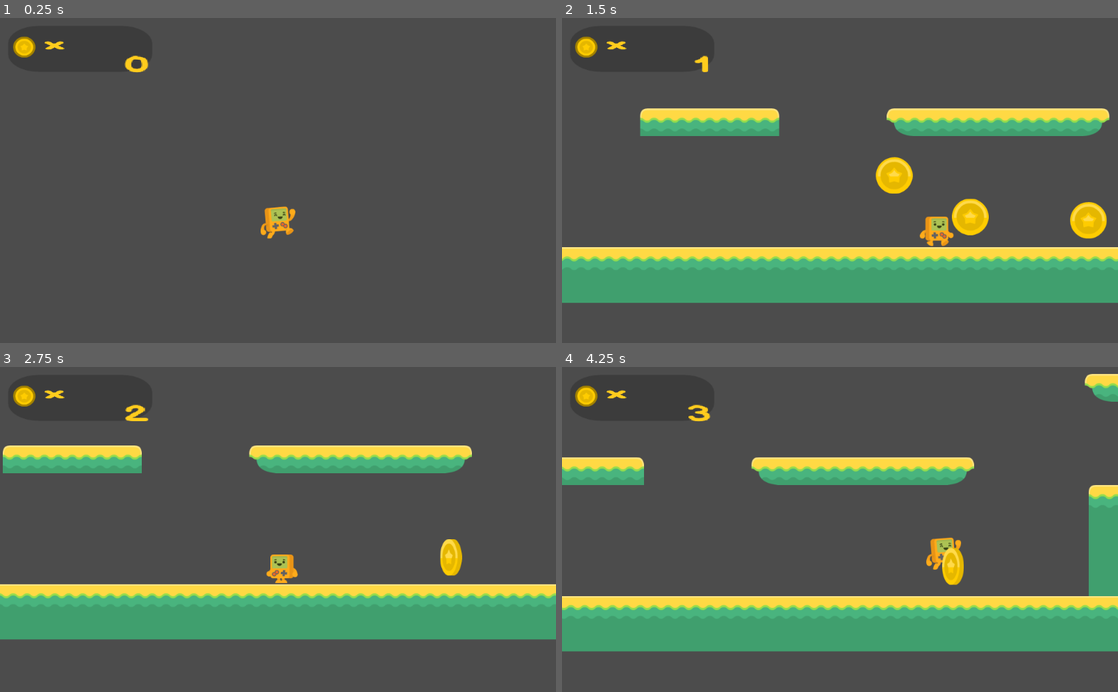
Above: before the commit, frames 1-4 (two rows, left to right).
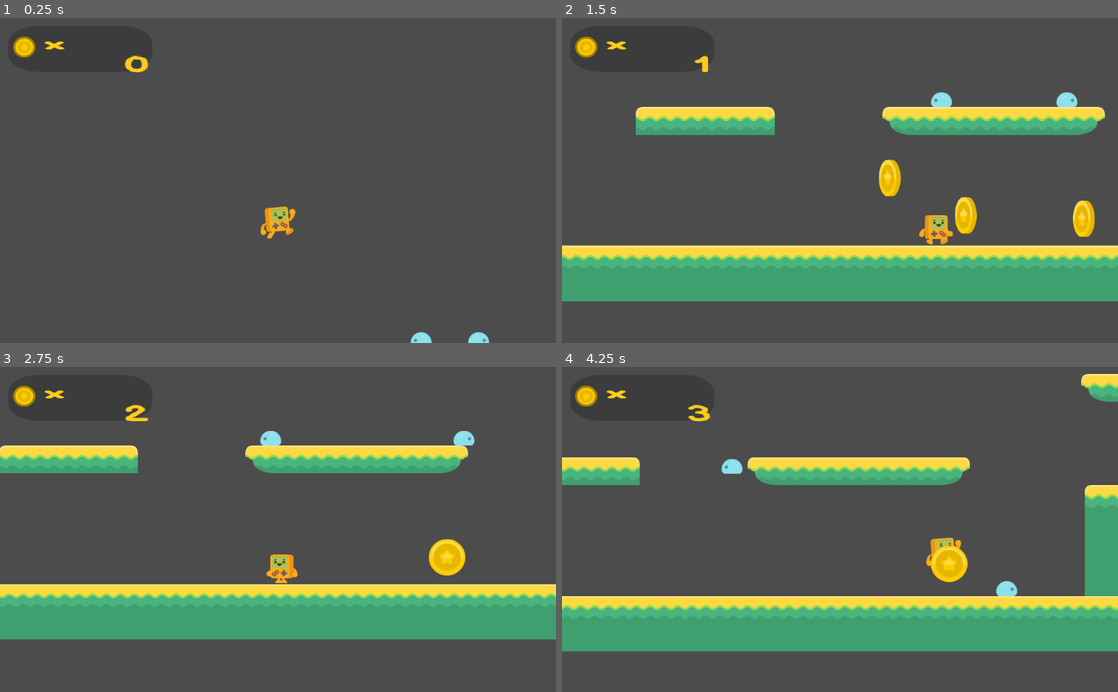
Above: after the commit, the same moments.

Repository: mcgranpa/Platform2D-BornCG
Game: Godot game, scene res://Levels/Level1.tscn
Two runs of this game, one before a commit and one after it. Both use one fixed random seed, a clock stepped at 60 frames per second and the inputs below. Before the commit the project has no main scene; this scene is started directly in both runs.
Inputs:
- Up to frame 1 (0.25 s): no input
- Up to frame 2 (1.5 s): hold D (right) from 0.53 s (still down); tap Space (jump) at 0.77 s
- Up to frame 3 (2.75 s): tap Space (jump) at 1.52 s; release D (right) at 2.03 s; hold Left (left) from 2.03 s (still down)
- Up to frame 4 (4.25 s): release Left (left) at 2.78 s; hold D (right) from 2.78 s (still down); tap Space (jump) at 3.02, 3.77 s

The runs differ from the first frame. In frame 1, 0.2% of the frame differs, in the area x 73-88%, y 96-100%; in frame 2, 6.6%, in the area x 0-100%, y 22-88%; in frame 3, 2.7%; in frame 4, 3.1%.

Commit message:
add enemies
part 13 - first part ending at 23:35

Diff:
--- /dev/null
+++ b/Characters/EnemyAnimate.tres
@@ -0,0 +1,18 @@
+[gd_resource type="SpriteFrames" load_steps=4 format=2]
+
+[ext_resource path="res://Assets/enemies/slimeBlue.png" type="Texture" id=1]
+[ext_resource path="res://Assets/enemies/slimeBlue_squashed.png" type="Texture" id=2]
+[ext_resource path="res://Assets/enemies/slimeBlue_blue.png" type="Texture" id=3]
+
+[resource]
+animations = [ {
+"frames": [ ExtResource( 1 ), ExtResource( 3 ) ],
+"loop": true,
+"name": "walk",
+"speed": 3.0
+}, {
+"frames": [ ExtResource( 2 ) ],
+"loop": true,
+"name": "squash",
+"speed": 5.0
+} ]
--- /dev/null
+++ b/Characters/enemy.tscn
@@ -0,0 +1,24 @@
+[gd_scene load_steps=4 format=2]
+
+[ext_resource path="res://Characters/EnemyAnimate.tres" type="SpriteFrames" id=1]
+[ext_resource path="res://Scripts/enemy.gd" type="Script" id=2]
+
+[sub_resource type="RectangleShape2D" id=1]
+extents = Vector2( 21.625, 14.375 )
+
+[node name="enemy" type="KinematicBody2D"]
+collision_layer = 16
+collision_mask = 39
+script = ExtResource( 2 )
+__meta__ = {
+"_edit_group_": true
+}
+
+[node name="AnimatedSprite" type="AnimatedSprite" parent="."]
+frames = ExtResource( 1 )
+animation = "walk"
+playing = true
+
+[node name="CollisionShape2D" type="CollisionShape2D" parent="."]
+position = Vector2( 0.5, 2.625 )
+shape = SubResource( 1 )
--- a/Extras/Coin.tscn
+++ b/Extras/Coin.tscn
@@ -40,7 +40,7 @@
 position = Vector2( 0, 2 )
 frames = SubResource( 1 )
 animation = "spin"
-frame = 1
+frame = 3
 playing = true
 
 [node name="CollisionShape2D" type="CollisionShape2D" parent="."]
--- a/Levels/Level1.tscn
+++ b/Levels/Level1.tscn
@@ -9,6 +9,7 @@
 [ext_resource path="res://Assets/HUD/coin_gold.png" type="Texture" id=7]
 [ext_resource path="res://Assets/fonts/BalsamiqSans-Bold.ttf" type="DynamicFontData" id=8]
 [ext_resource path="res://Scripts/HUD.gd" type="Script" id=9]
+[ext_resource path="res://Characters/enemy.tscn" type="PackedScene" id=10]
 
 [sub_resource type="StyleBoxFlat" id=1]
 bg_color = Color( 0, 0, 0, 0.215686 )
@@ -36,21 +37,21 @@
 [node name="OneWayTileMap" parent="." instance=ExtResource( 4 )]
 
 [node name="Javan" parent="." instance=ExtResource( 2 )]
-position = Vector2( 832, -1288 )
+position = Vector2( 844.772, -1217.43 )
 
-[node name="Node2D" type="Node2D" parent="."]
+[node name="Coins" type="Node2D" parent="."]
 position = Vector2( 3264, -256 )
 scale = Vector2( 35.4258, 1.84406 )
 
-[node name="Coin01" parent="Node2D" instance=ExtResource( 5 )]
+[node name="Coin01" parent="Coins" instance=ExtResource( 5 )]
 position = Vector2( -64.5857, -182.207 )
 scale = Vector2( 0.028228, 0.542282 )
 
-[node name="Coin02" parent="Node2D" instance=ExtResource( 5 )]
+[node name="Coin02" parent="Coins" instance=ExtResource( 5 )]
 position = Vector2( -59.6176, -177.868 )
 scale = Vector2( 0.028228, 0.542282 )
 
-[node name="Coin03" parent="Node2D" instance=ExtResource( 5 )]
+[node name="Coin03" parent="Coins" instance=ExtResource( 5 )]
 position = Vector2( -51.9396, -173.53 )
 scale = Vector2( 0.028228, 0.542282 )
 
@@ -118,4 +119,13 @@
 __meta__ = {
 "_edit_use_anchors_": false
 }
+
+[node name="enemies" type="Node2D" parent="."]
+
+[node name="enemy01" parent="enemies" instance=ExtResource( 10 )]
+position = Vector2( 1189.95, -867.833 )
+
+[node name="enemy02" parent="enemies" instance=ExtResource( 10 )]
+position = Vector2( 1291.04, -866.718 )
+direction = 1
 [connection signal="body_entered" from="FallZone" to="Javan" method="_on_FallZone_body_entered"]
--- a/Levels/OneWayTileMap.tscn
+++ b/Levels/OneWayTileMap.tscn
@@ -12,23 +12,20 @@
 collision_mask = 49
 format = 1
 tile_data = PoolIntArray( -851962, 1, 0, -851961, 2, 0, -851960, 2, 0, -851959, 2, 0, -851958, 3, 0, -786405, 1, 0, -78 …(282 unchanged characters)…
+__meta__ = {
+"_edit_group_": true
+}
 
 [node name="oneway1" type="StaticBody2D" parent="."]
 position = Vector2( 544, -792 )
-__meta__ = {
-"_edit_group_": true
-}
+collision_layer = 2
+collision_mask = 2147483697
 
 [node name="CollisionShape2D" type="CollisionShape2D" parent="oneway1"]
 shape = SubResource( 1 )
 one_way_collision = true
 
-[node name="oneway2" type="StaticBody2D" parent="."]
-position = Vector2( 1888, -728 )
-__meta__ = {
-"_edit_group_": true
-}
-
-[node name="CollisionShape2D" type="CollisionShape2D" parent="oneway2"]
+[node name="CollisionShape2D2" type="CollisionShape2D" parent="oneway1"]
+position = Vector2( 1344, 64 )
 shape = SubResource( 1 )
 one_way_collision = true
--- /dev/null
+++ b/Scripts/enemy.gd
@@ -0,0 +1,22 @@
+extends KinematicBody2D
+
+var velocity = Vector2()
+export var direction = -1
+
+const SPEED = 50
+const GRAVITY = 20
+
+
+func _ready():
+	if direction == 1:
+		$AnimatedSprite.flip_h = true
+
+func _physics_process(delta):
+	if  is_on_wall():
+		direction *= -1
+		$AnimatedSprite.flip_h = not $AnimatedSprite.flip_h
+
+	velocity.y += GRAVITY
+
+	velocity.x = SPEED * direction
+	velocity = move_and_slide(velocity, Vector2.UP)
--- a/Tiles/world_tileset.tres
+++ b/Tiles/world_tileset.tres
@@ -27,7 +27,7 @@
 points = PoolVector2Array( 0, 0, 64, 0, 64, 64, 48, 64, 0, 32 )
 
 [sub_resource type="ConvexPolygonShape2D" id=7]
-points = PoolVector2Array( 0, 0, 64, 0, 64, 32, 16, 64, 0, 64 )
+points = PoolVector2Array( 62.2222, 64, 0, 64, 0, 0, 62.2222, 0 )
 
 [resource]
 0/name = "tileYellow_04.png 0"
--- a/project.godot
+++ b/project.godot
@@ -18,6 +18,7 @@
 config/name="Platform2D-BornCG"
 config/description="Born CG You Tube
 https://www.youtube.com/watch?v=HvPTSZl2WCc&list=PLda3VoSoc_TSBBOBYwcmlamF1UrjVtccZ&index=9"
+run/main_scene="res://Levels/Level1.tscn"
 config/icon="res://icon.png"
 
 [input]
Binary file added: Assets/enemies/slimeBlue.png
Not shown, added: Assets/enemies/slimeBlue.png.import
Binary file added: Assets/enemies/slimeBlue_blue.png
Not shown, added: Assets/enemies/slimeBlue_blue.png.import
Binary file added: Assets/enemies/slimeBlue_squashed.png
Not shown, added: Assets/enemies/slimeBlue_squashed.png.import
Not shown: 1 places in Levels/Level1.tscn that only renumber resources
